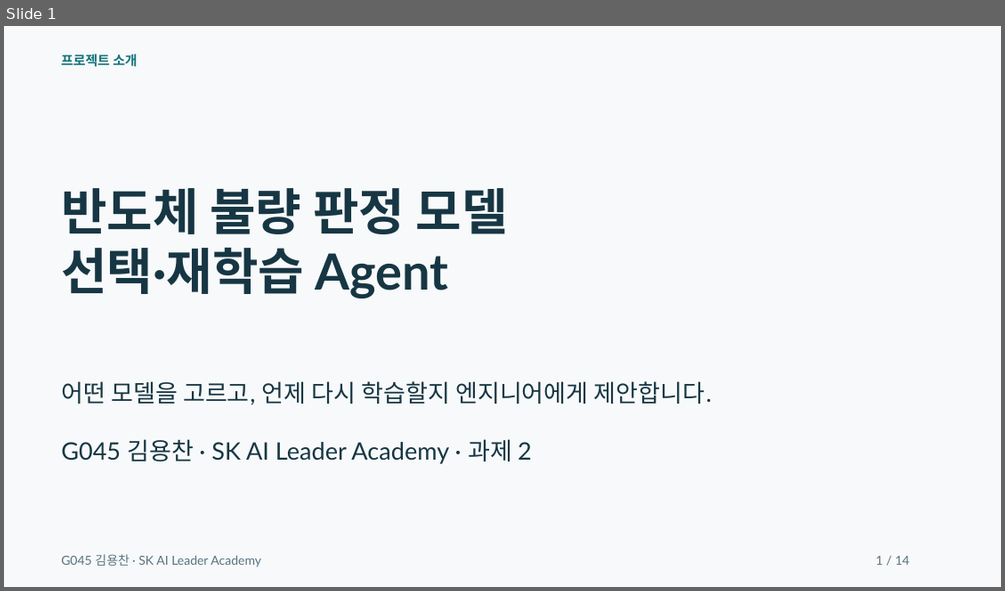
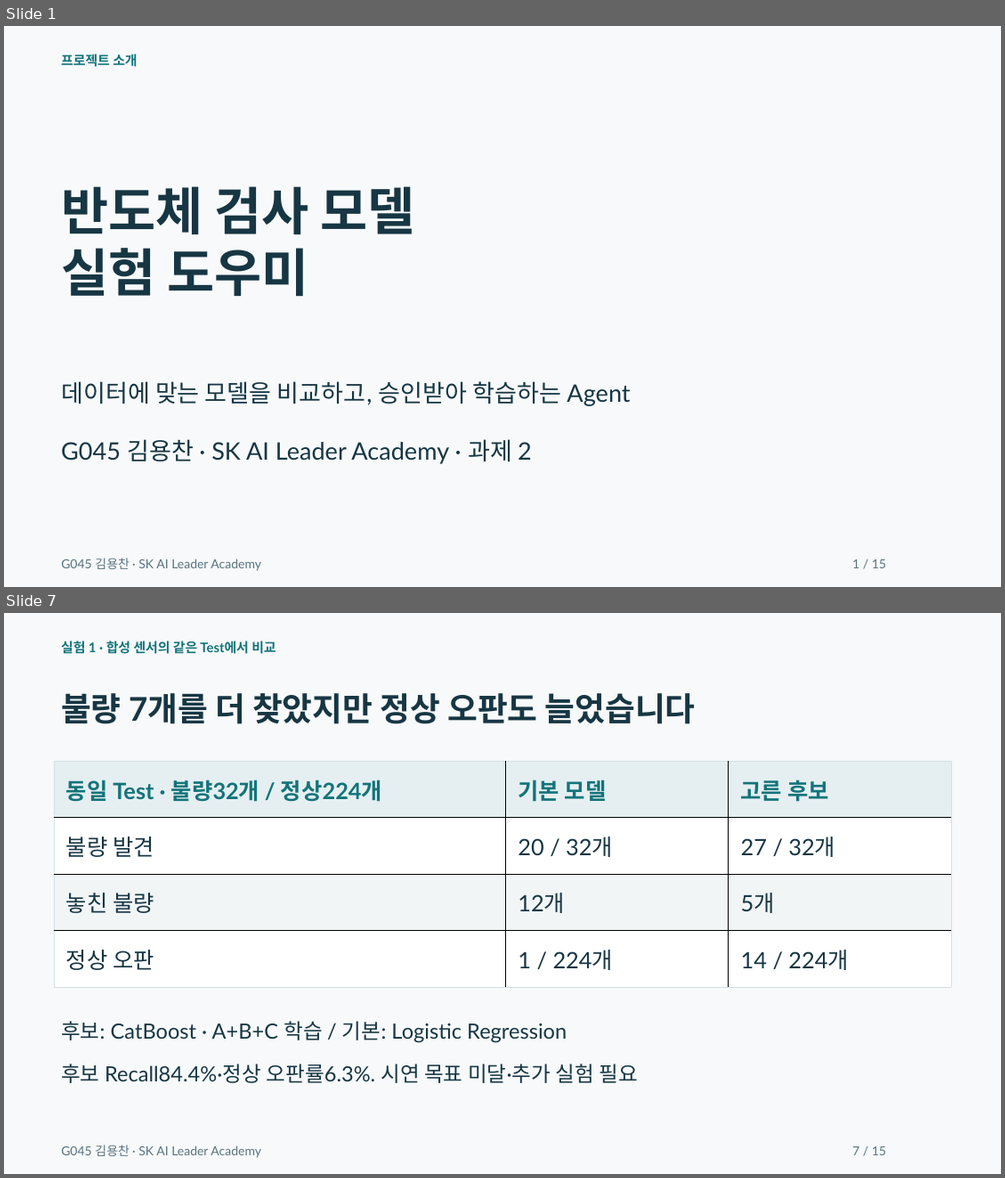
Before and after one commit to dragonchan95/Semiconductor-AI-Agent, a slide deck: docs/G045_Semiconductor_Agent.pptx. Shown one above the other, each under a label of ours: slide 1 before the commit, slides 1 and 7 after it; the slides between them are not shown. The pictures are 1005x591 and 1005x1178 pixels, drawn with LibreOffice and Linux fonts; fonts in the diff are those of the drawing. Boxes give left, top, right and bottom in pixels: in the first picture for what was removed or moved away, otherwise in the second. Text is boxed around its words. In the diff, an @@ line names an element or a change of style, - is before the commit and + after.

Commit message:
Use 60-20-20 evaluation and show the complete agent workflow

```diff
--- a/docs/G045_Semiconductor_Agent.pptx
+++ b/docs/G045_Semiconductor_Agent.pptx
@@ slide 7 added at (4,613,1001,1174), background #F7F9FA @@
@@ text added at (61,641,275,654), 12.8 pt, text #13747A, bold @@
+실험 1 · 합성 센서의 같은 Test에서 비교
@@ text added at (61,693,696,724), 31.5 pt, text #173643, bold @@
+불량 7개를 더 찾았지만 정상 오판도 늘었습니다
@@ table added at (54,761,952,987), 4 rows, 3 columns @@
+동일 Test · 불량32개 / 정상224개 | 기본 모델 | 고른 후보
+불량 발견 | 20 / 32개 | 27 / 32개
+놓친 불량 | 12개 | 5개
+정상 오판 | 1 / 224개 | 14 / 224개
@@ text added at (61,1021,566,1043), 20.2 pt, text #173643 @@
+후보: CatBoost · A+B+C 학습 / 기본: Logistic Regression
@@ text added at (61,1063,637,1083), 20.2 pt, text #173643 @@
+후보 Recall84.4%·정상 오판률6.3%. 시연 목표 미달·추가 실험 필요
@@ text added at (61,1144,261,1158), 12 pt, text #597380 @@
+G045 김용찬 · SK AI Leader Academy
@@ text added at (852,1146,886,1155), 12 pt, text #597380 @@
+7 / 15
@@ slide 1 changed as well @@
@@ text at (61,186,415,297): text changed; size 48 to 49.5 pt @@
-반도체 불량 판정 모델
-선택·재학습 Agent
+반도체 검사 모델
+실험 도우미
@@ text at (61,381,630,406): text changed @@
-어떤 모델을 고르고, 언제 다시 학습할지 엔지니어에게 제안합니다.
+데이터에 맞는 모델을 비교하고, 승인받아 학습하는 Agent
@@ text "G045 김용찬 · SK AI ...": place and size @@
-text "G045 김용찬 · SK AI ..." at (61,554,261,567)
+text "G045 김용찬 · SK AI ..." at (61,557,261,571)
@@ text at (852,559,886,568): text changed @@
-1 / 14
+1 / 15
```
Also in this commit, not shown: 4 other slides changed, 9 other slides added, 9 slides removed, 30 other files.
